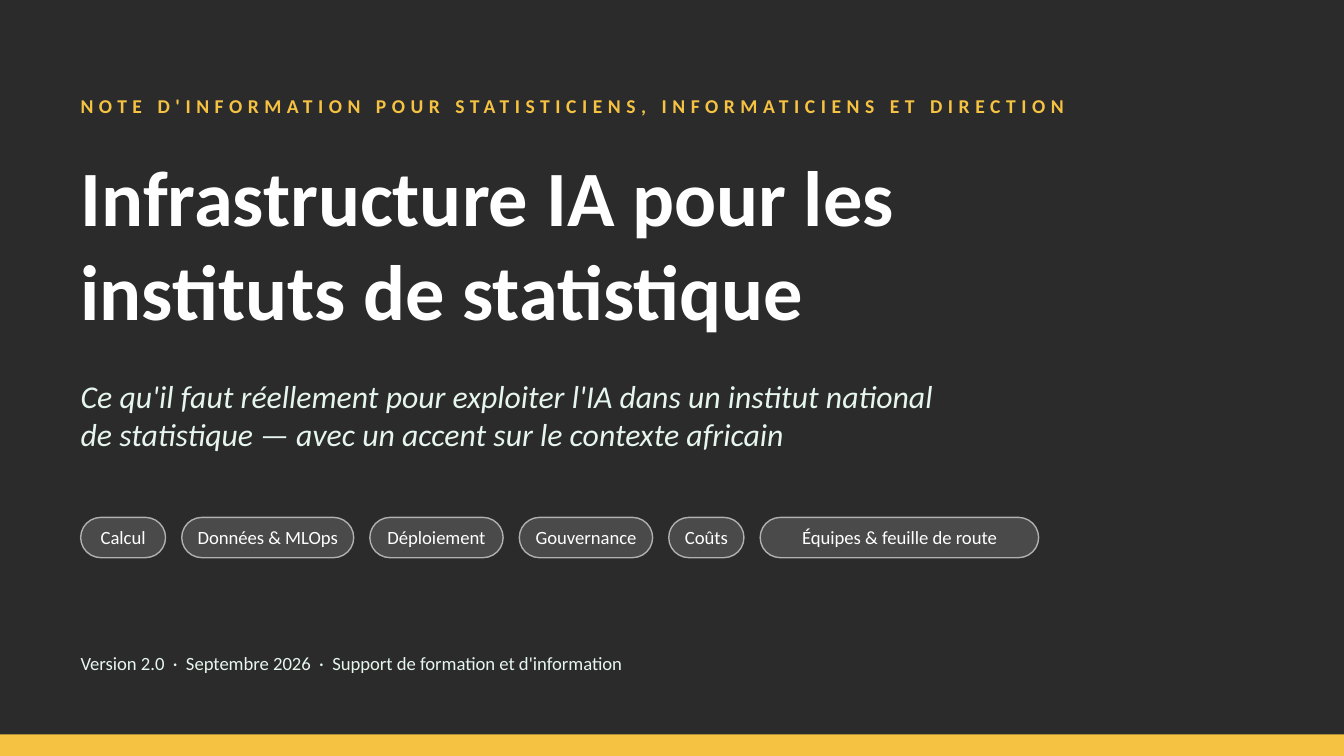
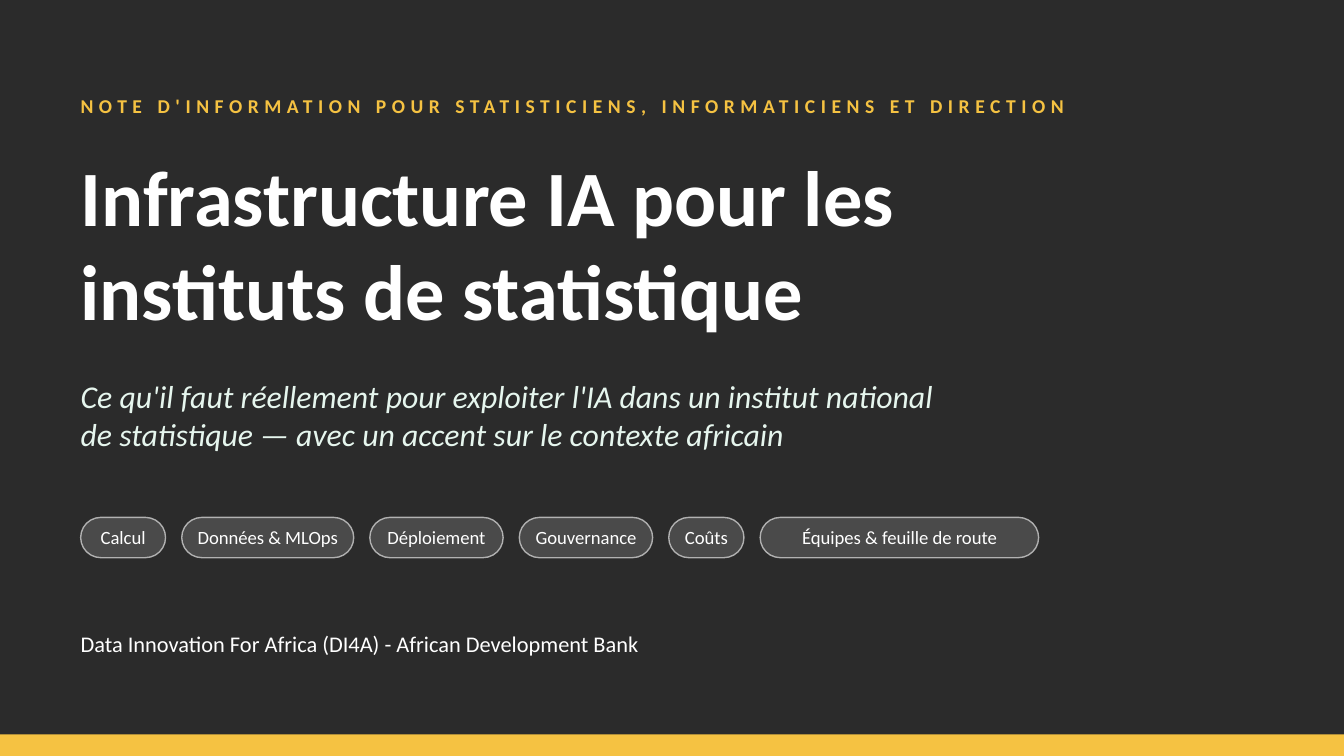
Before and after one commit to datainnov4africa-web/stg17-workshop, a slide deck: slide 1 of docs/downloads/Day1/1400_ai-infrastructure_FR.pptx. Drawn at 1344x756 pixels with LibreOffice and Linux fonts; fonts in the diff are those of the drawing; background and template pictures are left out; a plain dark background stands for a picture behind light text. Boxes give left, top, right and bottom in pixels: in the first picture for what was removed or moved away, otherwise in the second. Text is boxed around its words. In the diff, an @@ line names an element or a change of style, - is before the commit and + after.

```diff
--- a/docs/downloads/Day1/1400_ai-infrastructure_FR.pptx
+++ b/docs/downloads/Day1/1400_ai-infrastructure_FR.pptx
@@ text removed at <box>81,657,622,673</box> @@
-Version 2.0 · Septembre 2026 · Support de formation et d'information
@@ text added at <box>81,636,638,656</box>, 12 pt, text #FFFFFF @@
+Data Innovation For Africa (DI4A) - African Development Bank
```
Also in this commit, not shown: 7 other slides changed, 28 other files.
